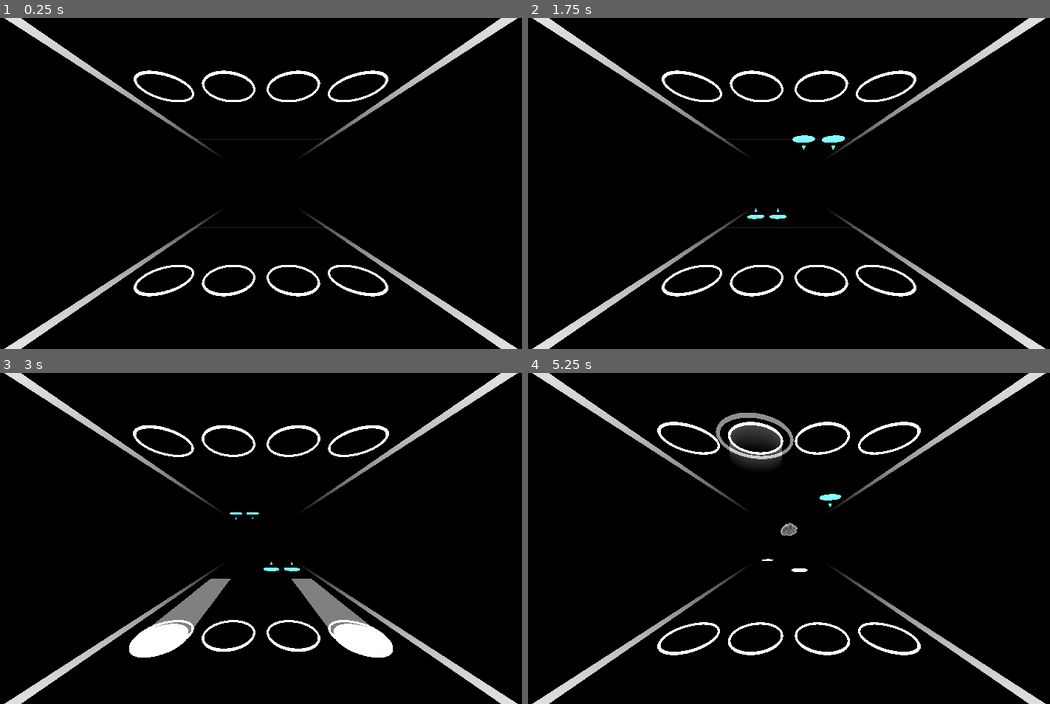
Above: before the commit, frames 1-4 (two rows, left to right).
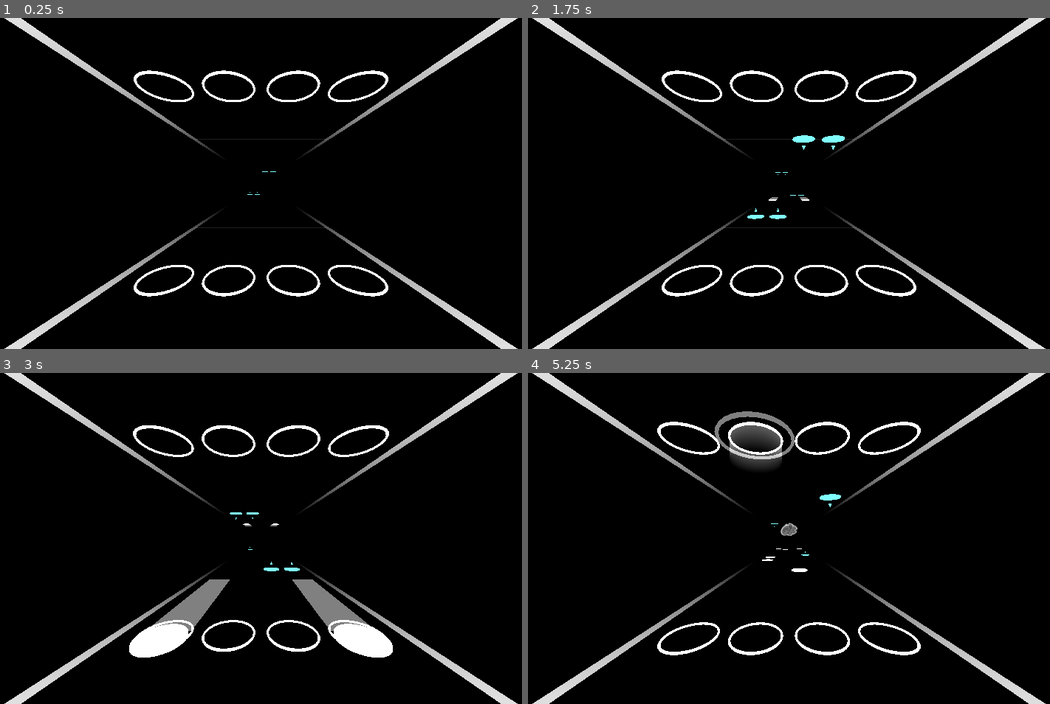
Above: after the commit, the same moments.

Repository: finnstar17/SPLIT-STREET
Game: Godot game, scene res://scenes/workspace.tscn
The game is run twice, just before and just after one commit, with the same random seed, the same clock (stepped at 60 frames per second) and the same inputs.
Inputs:
- Up to frame 1 (0.25 s): no input
- Up to frame 2 (1.75 s): tap D (D_Input) at 0.6 s; tap E (E_Input) at 1.35 s
- Up to frame 3 (3 s): tap F (F_Input) at 2.1 s; tap I (I_Input) at 2.85 s
- Up to frame 4 (5.25 s): tap J (J_Input) at 3.6 s; tap K (K_Input) at 4.35 s; tap R (R_Input) at 5.1 s

The runs differ from the first frame. In frame 1, less than 0.1% of the frame differs, in the area x 47-53%, y 46-54%; in frame 2, less than 0.1%; in frame 3, less than 0.1%; in frame 4, 0.3%, in the area x 35-54%, y 11-56%.

Commit message:
Optimize note mechanics
I figured cloning a bunch of objects with func _process() in their scripts would be a little too heavy so I opted for notes to be counted when there's input. 😋

Diff:
--- a/split-street/music_related/charts/Trick Room.json
+++ b/split-street/music_related/charts/Trick Room.json
@@ -108,6 +108,62 @@
 				{"pos": 5.0, "line": 4.0, "plane": 2.0, "length": 2.0}
 			]
 		},
+		"11": {
+			"notes": [
+				{"pos": 0.0, "line": 1.0, "plane": 1.0, "type": 2},
+				{"pos": 0.0, "line": 2.0, "plane": 1.0, "type": 2},
+				{"pos": 1.0, "line": 3.0, "plane": 2.0},
+				{"pos": 1.0, "line": 4.0, "plane": 2.0},
+				{"pos": 3.0, "line": 3.0, "plane": 1.0, "type": 2},
+				{"pos": 3.0, "line": 4.0, "plane": 1.0, "type": 2},
+				{"pos": 4.0, "line": 1.0, "plane": 1.0},
+				{"pos": 4.0, "line": 2.0, "plane": 1.0},
+				{"pos": 6.0, "line": 1.0, "plane": 2.0},
+				{"pos": 6.0, "line": 2.0, "plane": 2.0},
+				{"pos": 7.0, "line": 1.0, "plane": 1.0},
+				{"pos": 7.0, "line": 2.0, "plane": 1.0},
+			]
+		},
+		"12": {
+			"notes": [
+				{"pos": 0.0, "line": 4.0, "plane": 1.0, "type": 2},
+				{"pos": 0.0, "line": 3.0, "plane": 1.0, "type": 2},
+				{"pos": 1.0, "line": 4.0, "plane": 2.0},
+				{"pos": 1.0, "line": 3.0, "plane": 2.0},
+				{"pos": 4.0, "line": 2.0, "plane": 1.0},
+				{"pos": 4.0, "line": 3.0, "plane": 1.0},
+				{"pos": 5.0, "line": 1.0, "plane": 1.0, "length": 2.0},
+				{"pos": 5.0, "line": 4.0, "plane": 1.0, "length": 2.0},
+
+
+			]
+		},
+		"13": {
+			"notes": [
+				{"pos": 0.0, "line": 1.0, "plane": 1.0, "type": 2},
+				{"pos": 0.0, "line": 4.0, "plane": 1.0, "type": 2},
+				{"pos": 1.0, "line": 2.0, "plane": 2.0, "type": 2},
+				{"pos": 1.0, "line": 3.0, "plane": 2.0, "type": 2},
+				{"pos": 5.0, "line": 1.0, "plane": 1.0, "length": 2.0},
+				{"pos": 5.0, "line": 4.0, "plane": 2.0, "length": 2.0},
+
+
+			]
+		},
+		"14": {
+			"notes": [
+				{"pos": 0.0, "line": 1.0, "plane": 2.0, "type": 2},
+				{"pos": 0.0, "line": 4.0, "plane": 1.0, "type": 2},
+				{"pos": 1.0, "line": 2.0, "plane": 2.0, "type": 2},
+				{"pos": 1.0, "line": 3.0, "plane": 1.0, "type": 2},
+				{"pos": 5.0, "line": 4.0, "plane": 1.0, "length": 2.0},
+				{"pos": 5.0, "line": 1.0, "plane": 2.0, "length": 2.0},
+
+
+			]
+		},
+
+
 
 	}
 }
--- a/split-street/scenes/hit_note_scene.tscn
+++ b/split-street/scenes/hit_note_scene.tscn
@@ -26,7 +26,7 @@
 mesh = SubResource("CylinderMesh_83orw")
 surface_material_override/0 = ExtResource("3_nxxqi")
 
-[node name="Area3D" type="Area3D" parent="." unique_id=695104939]
+[node name="Area3D" type="Area3D" parent="." unique_id=695104939 groups=["note"]]
 
 [node name="CollisionShape3D" type="CollisionShape3D" parent="Area3D" unique_id=392781430]
 transform = Transform3D(0.6, 0, 0, 0, 0.6, 0, 0, 0, 0.9, 0, 0, 0)
--- a/split-street/scenes/hold_note.tscn
+++ b/split-street/scenes/hold_note.tscn
@@ -11,14 +11,14 @@
 script = ExtResource("1_mel0k")
 
 [node name="NoteMesh" type="MeshInstance3D" parent="." unique_id=1260051810]
-transform = Transform3D(0.15, 0, 0, 0, 0.15, 0, 0, 0, 0.075, 0, 0, -0.075)
+transform = Transform3D(0.15, 0, 0, 0, 0.15, 0, 0, 0, 0.075, 0, 0, 0)
 mesh = SubResource("PlaneMesh_e34in")
 surface_material_override/0 = ExtResource("2_etj7h")
 
 [node name="Area3D" type="Area3D" parent="." unique_id=1615912152 groups=["hold_note"]]
 
 [node name="CollisionShape3D" type="CollisionShape3D" parent="Area3D" unique_id=1392853462]
-transform = Transform3D(0.05, 0, 0, 0, 0.05, 0, 0, 0, 0.05, 0, 0, 0.125)
+transform = Transform3D(0.3, 0, 0, 0, 0.3, 0, 0, 0, 0.45, 0, 0, -0.225)
 shape = SubResource("BoxShape3D_etj7h")
 
 [connection signal="area_entered" from="Area3D" to="." method="_on_area_3d_hold_entered"]
--- a/split-street/scenes/more_complex_scenes/climb_note_scene.tscn
+++ b/split-street/scenes/more_complex_scenes/climb_note_scene.tscn
@@ -16,10 +16,10 @@
 mesh = SubResource("CylinderMesh_7xy53")
 surface_material_override/0 = ExtResource("2_14wpu")
 
-[node name="Area3D" type="Area3D" parent="." unique_id=695104939 groups=["note"]]
+[node name="Area3D" type="Area3D" parent="." unique_id=695104939 groups=["climb_note"]]
 
 [node name="CollisionShape3D" type="CollisionShape3D" parent="Area3D" unique_id=392781430]
-transform = Transform3D(0.6, 0, 0, 0, 0.6, 0, 0, 0, 0.6, 0, 0, 0)
+transform = Transform3D(0.3, 0, 0, 0, 0.6, 0, 0, 0, 0.3, 0, 0, 0)
 shape = SubResource("BoxShape3D_7xy53")
 
 [connection signal="area_entered" from="Area3D" to="." method="_on_area_3d_climb_entered"]
--- a/split-street/scenes/note_effect.tscn
+++ b/split-street/scenes/note_effect.tscn
@@ -14,7 +14,7 @@
 ring_segments = 6
 
 [sub_resource type="Gradient" id="Gradient_1kbeq"]
-colors = PackedColorArray(0, 0, 0, 1, 0.5, 0.5, 0.5, 1)
+colors = PackedColorArray(0, 0, 0, 1, 0.75, 0.75, 0.75, 1)
 
 [sub_resource type="GradientTexture2D" id="GradientTexture2D_ai3mr"]
 gradient = SubResource("Gradient_1kbeq")
--- a/split-street/scenes/note_scene.tscn
+++ b/split-street/scenes/note_scene.tscn
@@ -31,3 +31,6 @@
 [node name="CollisionShape3D" type="CollisionShape3D" parent="Area3D" unique_id=2091643293]
 transform = Transform3D(0.1, 0, 0, 0, 0.1, 0, 0, 0, 0.1, 0, 0, 0)
 shape = SubResource("BoxShape3D_0klua")
+
+[connection signal="area_entered" from="Area3D" to="." method="_on_area_3d_hit_entered"]
+[connection signal="area_exited" from="Area3D" to="." method="_on_area_3d_hit_exited"]
--- a/split-street/scripts/bar_scene.gd
+++ b/split-street/scripts/bar_scene.gd
@@ -27,15 +27,18 @@
 				if "length" in note:
 					for index_1 in range(0, note.length):
 						for index_2 in range(0, 5):
-							var hold_note_instance = hold_note_scene.instantiate()
-							hold_note_instance.line = note.line
-							hold_note_instance.plane = note.plane
-							hold_note_instance.pos = ((note.pos * note_scale) + index_2 * 0.15 + (index_1 * note_scale))
+							if index_1 == 0 and index_2 == 0:
+								pass
+							else:
+								var hold_note_instance = hold_note_scene.instantiate()
+								hold_note_instance.line = note.line
+								hold_note_instance.plane = note.plane
+								hold_note_instance.pos = ((note.pos * note_scale) + index_2 * 0.15 + (index_1 * note_scale))
 
-							if (index_2 == 0 and index_1 > 0) or index_2 == 2:
-								hold_note_instance.grant_point = true
+								if (index_2 == 0 and index_1 > 0) or index_2 == 2:
+									hold_note_instance.grant_point = true
 
-							add_child(hold_note_instance)
+								add_child(hold_note_instance)
 				if "type" in note:
 					note_instance.type = note.type
 
--- a/split-street/scripts/hit_note_scene.gd
+++ b/split-street/scripts/hit_note_scene.gd
@@ -9,7 +9,6 @@
 var is_collected = false
 var missed = false
 var level = 0
-var picker : Node3D
 
 var normal_note = preload("res://materials/note_type_stuff/normal_note.tres")
 var climb_note = preload("res://materials/note_type_stuff/climb_note.tres")
@@ -17,17 +16,17 @@
 func _ready():
 	_set_position()
 
-func _process(_delta: float) -> void:
-	collect()
+#func _process(_delta: float) -> void:
+	#collect()
 
-	if not is_collected:
-		if global_position.z < -4.6:
-			hide()
-		else:
-			show()
-		if global_position.z > 0 and missed == false:
-			missed = true
-			MainLoader.current_combo = 0
+	#if not is_collected:
+		#if global_position.z < -4.6:
+			#hide()
+		#else:
+			#show()
+		#if global_position.z > 0 and missed == false:
+			#missed = true
+			#MainLoader.current_combo = 0
 
 func _set_position():
 	var x_pos : float
@@ -62,43 +61,29 @@
 		var climb_mesh = $ClimbNoteMesh
 		climb_mesh.show()
 
-func collect():
+func collect(picker : Node3D):
 	if not is_collected:
-		if is_hit and picker:
-			if picker.is_collecting:
-				is_collected = true
-				picker.is_collecting = false
-				picker.just_collected = true
-				picker.note_just_hit = type
-				picker.spawn_effect()
+		is_collected = true
+		picker.note_just_hit = type
+		picker.spawn_extra()
 
-				var distance = abs(global_position.z + 0.8)
+		var distance = abs(global_position.z + 0.8)
 
-				if distance > 0.16:
-					MainLoader.current_combo = 0
-				else:
-					MainLoader.current_combo += 1
+		if distance > 0.16:
+			MainLoader.current_combo = 0
+		else:
+			MainLoader.current_combo += 1
 
-				if distance <= 0.24:
-					level = 1
-				if distance <= 0.18:
-					level = 2
-				if distance <= 0.12:
-					level = 3
+		if distance <= 0.24:
+			level = 1
+		if distance <= 0.18:
+			level = 2
+		if distance <= 0.12:
+			level = 3
 
-				MainLoader.current_accuracy = level
-				MainLoader.current_note_number += 1
-				MainLoader.score += (level + 0.5) * 50
-				print(MainLoader.score)
+		MainLoader.current_accuracy = level
+		MainLoader.current_note_number += 1
+		MainLoader.score += (level + 0.5) * 50
+		print(MainLoader.score)
 
-				hide()
-
-func _on_area_3d_entered(area: Area3D) -> void:
-	if area.is_in_group("picker"):
-		is_hit = true
-		picker = area.get_parent()
-
-func _on_area_3d_exited(area: Area3D) -> void:
-	if area.is_in_group("picker"):
-		is_hit = false
-		picker = null
+		queue_free()
--- a/split-street/scripts/hold_note.gd
+++ b/split-street/scripts/hold_note.gd
@@ -2,24 +2,22 @@
 
 @export_range(0, 4) var line : int
 @export_range(0, 2) var plane : int
-@onready var hold_note_mesh = $HoldNoteMesh
 var pos = 0
 var is_hit = false
 var is_collected = false
-var picker : Node3D
 var grant_point = false
 
 func _ready():
 	_set_position()
 
-func _process(_delta: float) -> void:
-	collect()
+#func _process(_delta: float) -> void:
+	#collect()
 
-	if not is_collected:
-		if global_position.z < -4.6:
-			hide()
-		else:
-			show()
+	#if not is_collected:
+		#if global_position.z < -4.6:
+			#hide()
+		#else:
+			#show()
 
 func _set_position():
 	var x_pos : float
@@ -46,22 +44,16 @@
 
 func collect():
 	if not is_collected:
-		if is_hit and picker:
-			if picker.general_collecting:
-				is_collected = true
+		is_collected = true
 
-				if grant_point:
-					MainLoader.score += 25
-					print(MainLoader.score)
+		if grant_point:
+			MainLoader.score += 25
+			print(MainLoader.score)
 
-				hide()
-
-func _on_area_3d_hold_exited(area: Area3D) -> void:
-	if area.is_in_group("picker"):
-		is_hit = true
-		picker = area.get_parent()
+		queue_free()
 
 func _on_area_3d_hold_entered(area: Area3D) -> void:
 	if area.is_in_group("picker"):
-		is_hit = false
-		picker = null
+		var picker = area.get_parent()
+		if picker.general_collecting:
+			collect()
--- a/split-street/scripts/note_scene.gd
+++ b/split-street/scripts/note_scene.gd
@@ -8,11 +8,11 @@
 @onready var note_effect = preload("res://scenes/note_effect.tscn")
 @onready var climb_note = preload("res://scenes/more_complex_scenes/climb_note_scene.tscn")
 
-var is_pressed = false
 var is_collecting = false
 var general_collecting = false
 var just_collected = false
 var note_just_hit : int
+var current_note : Node3D
 const ACTION_MAP = {
 	1: "D_Input",
 	2: "F_Input",
@@ -28,26 +28,29 @@
 	note_mesh.set_surface_override_material(0, idle_note)
 
 func _process(_delta: float) -> void:
+	if Input.is_action_just_pressed(ACTION_MAP[line]):
+		is_collecting = true
+		general_collecting = true
+
+		note_mesh.set_surface_override_material(0, active_note)
+	elif Input.is_action_just_released(ACTION_MAP[line]):
+		is_collecting = false
+		general_collecting = false
+
+		note_mesh.set_surface_override_material(0, idle_note)
+
+	if current_note and is_collecting:
+		is_collecting = false
+		just_collected = true
+		current_note.collect(self)
+
 	if just_collected:
 		just_collected = false
 
 		var effect = note_effect.instantiate()
 		add_child(effect)
 
-	if Input.is_action_just_pressed(ACTION_MAP[line]):
-		is_pressed = true
-		is_collecting = true
-		general_collecting = true
-
-		note_mesh.set_surface_override_material(0, active_note)
-	elif Input.is_action_just_released(ACTION_MAP[line]):
-		is_pressed = false
-		is_collecting = false
-		general_collecting = false
-
-		note_mesh.set_surface_override_material(0, idle_note)
-
-func spawn_effect():
+func spawn_extra():
 	if note_just_hit == 2:
 		var new_note = climb_note.instantiate()
 		get_parent().add_child(new_note)
@@ -58,3 +61,12 @@
 			new_note.direction = -1
 		else:
 			new_note.direction = 1
+
+
+func _on_area_3d_hit_exited(area: Area3D) -> void:
+	if area.is_in_group("note"):
+		current_note = null
+
+func _on_area_3d_hit_entered(area: Area3D) -> void:
+	if area.is_in_group("note"):
+		current_note = area.get_parent()
--- a/split-street/scripts/very_complex_scripts/climb_note_scene.gd
+++ b/split-street/scripts/very_complex_scripts/climb_note_scene.gd
@@ -45,7 +45,7 @@
 				MainLoader.score += (level + 0.5) * 50
 				print(MainLoader.score)
 
-				hide()
+				queue_free()
 
 func _on_area_3d_climb_exited(area: Area3D) -> void:
 	if area.is_in_group("picker") and area.get_parent() != just_came_from:
